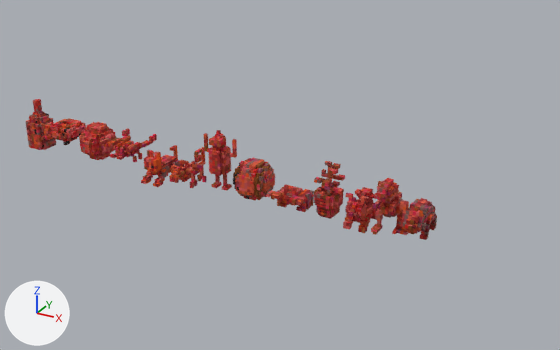
Renders of the COLLADA model assets/Resources/_characters/characters_red.dae from each side of a commit.
The view is the same before and after, from a 50 mm lens placed at (2.599, -1.53, 1.079), pointed at (1.485, 0.494, 0.067). Every picture has the same lights, and +X, +Y and +Z are marked at lower left.

The older version as bpy lines, for what is in view:
```python
ob_butterfly_1 = bpy.data.objects.new('butterfly_1', me_butterfly_1)
ob_butterfly_1.location = (0.915, 0.435, 0.07)
ob_cat_1 = bpy.data.objects.new('cat_1', me_cat_1)
ob_cat_1.location = (1.055, 0.44, 0.045)
ob_chameleon_1 = bpy.data.objects.new('chameleon_1', me_chameleon_1)
ob_chameleon_1.location = (1.165, 0.44, 0.045)
ob_deathstar_1 = bpy.data.objects.new('deathstar_1', me_deathstar_1)
ob_deathstar_1.location = (1.42, 0.44, 0.06)
ob_hamster_1 = bpy.data.objects.new('hamster_1', me_hamster_1)
ob_hamster_1.location = (1.97, 0.455, 0.055)
ob_leonplant_1 = bpy.data.objects.new('leonplant_1', me_leonplant_1)
ob_leonplant_1.location = (1.69, 0.435, 0.085)
ob_minimonster_1 = bpy.data.objects.new('minimonster_1', me_minimonster_1)
ob_minimonster_1.location = (0.77, 0.435, 0.07)
ob_robotcogi_1 = bpy.data.objects.new('robotcogi_1', me_robotcogi_1)
ob_robotcogi_1.location = (1.795, 0.435, 0.045)
ob_soju_1 = bpy.data.objects.new('soju_1', me_soju_1)
ob_soju_1.location = (0.49, 0.44, 0.09)
# also in view: 'crab_1' at (1.56, 0.435, 0.03); 'tyranno_1' at (1.89, 0.44, 0.085); 'bender_1' at (1.29, 0.44, 0.1); 'vacuumrobot_1' at (0.62, 0.435, 0.085)
```
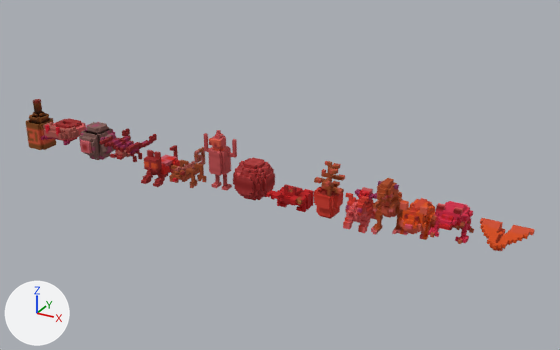
The newer file is also turned or shifted as a whole; pictures and numbers use the older file's frame.

Pixel boxes (x1, y1, x2, y2) of what changed, in the pictures (560 x 350 px):
'beardedfrog_1', added (red)
    after: (428, 201, 474, 244)
'paperplane_1', added (orange)
    after: (480, 218, 535, 251)
part 1 of me_cat_1, deleted (red)
    before: (141, 146, 185, 187)
part 2 of me_deathstar_1, deleted (red)
    before: (233, 158, 275, 200)
part 3 of me_soju_1, deleted (red)
    before: (26, 99, 56, 150)
part 4 of me_leonplant_1, deleted (red)
    before: (314, 161, 345, 219)
part 5 of me_minimonster_1, deleted (red)
    before: (79, 122, 116, 160)
part 6 of me_robotcogi_1, deleted (red)
    before: (343, 187, 377, 233)
part 7 of me_butterfly_1, deleted (red)
    before: (100, 131, 157, 162)
part 8 of me_hamster_1, deleted (red)
    before: (398, 198, 437, 240)

What the commit changed:
me_cat_1 is used by ob_cat_1; location (1.055, 0.44, 0.045).
me_cat_1 had 562 vertices, 562 faces and spanned x -0.035..0.035, y -0.08..0.08, z -0.055..0.055.
me_cat_1 now has 222 vertices, 444 faces and spans x -0.035..0.035, y -0.08..0.08, z -0.055..0.055.
me_cat_1 part 1: 340 vertices removed from x -0.035..0.035, y -0.08..0.08, z -0.055..0.055.
me_deathstar_1 is used by ob_deathstar_1; location (1.42, 0.44, 0.06).
me_deathstar_1 had 746 vertices, 744 faces and spanned x -0.06..0.06, y -0.06..0.06, z -0.06..0.06.
me_deathstar_1 now has 399 vertices, 794 faces and spans x -0.06..0.06, y -0.06..0.06, z -0.06..0.06.
me_deathstar_1 part 2: 347 vertices removed from x -0.06..0.06, y -0.06..0.06, z -0.06..0.06.
me_soju_1 is used by ob_soju_1; location (0.49, 0.44, 0.09).
me_soju_1 had 819 vertices, 864 faces and spanned x -0.04..0.04, y -0.04..0.04, z -0.09..0.09.
me_soju_1 now has 114 vertices, 284 faces and spans x -0.04..0.04, y -0.04..0.04, z -0.09..0.09.
me_soju_1 part 3: 705 vertices removed from x -0.04..0.04, y -0.04..0.04, z -0.09..0.09.
me_leonplant_1 is used by ob_leonplant_1; location (1.69, 0.435, 0.085).
me_leonplant_1 had 579 vertices, 588 faces and spanned x -0.05..0.05, y -0.055..0.055, z -0.085..0.085.
me_leonplant_1 now has 225 vertices, 468 faces and spans x -0.05..0.05, y -0.055..0.055, z -0.085..0.085.
me_leonplant_1 part 4: 352 vertices removed from x -0.05..0.05, y -0.045..0.055, z -0.085..0.085.
me_minimonster_1 is used by ob_minimonster_1; location (0.77, 0.435, 0.07).
me_minimonster_1 had 872 vertices, 944 faces and spanned x -0.06..0.06, y -0.065..0.065, z -0.06..0.06.
me_minimonster_1 now has 212 vertices, 432 faces and spans x -0.06..0.06, y -0.065..0.065, z -0.06..0.06.
me_minimonster_1 part 5: 660 vertices removed from x -0.06..0.06, y -0.065..0.065, z -0.06..0.06.
me_robotcogi_1 is used by ob_robotcogi_1; location (1.795, 0.435, 0.045).
me_robotcogi_1 had 600 vertices, 600 faces and spanned x -0.035..0.035, y -0.075..0.075, z -0.055..0.055.
me_robotcogi_1 now has 345 vertices, 690 faces and spans x -0.035..0.035, y -0.075..0.075, z -0.055..0.055.
me_robotcogi_1 part 6: 251 vertices removed from x -0.035..0.035, y -0.075..0.075, z -0.055..0.045.
me_butterfly_1 is used by ob_butterfly_1; location (0.915, 0.435, 0.07).
me_butterfly_1 had 548 vertices, 580 faces and spanned x -0.065..0.065, y -0.075..0.075, z -0.04..0.04.
me_butterfly_1 now has 322 vertices, 660 faces and spans x -0.065..0.065, y -0.075..0.075, z -0.04..0.04.
me_butterfly_1 part 7: 226 vertices removed from x -0.065..0.065, y -0.075..0.065, z -0.03..0.04.
me_hamster_1 is used by ob_hamster_1; location (1.97, 0.455, 0.055).
me_hamster_1 had 680 vertices, 678 faces and spanned x -0.04..0.04, y -0.085..0.085, z -0.055..0.055.
me_hamster_1 now has 382 vertices, 760 faces and spans x -0.04..0.04, y -0.085..0.085, z -0.055..0.055.
me_hamster_1 part 8: 298 vertices removed from x -0.04..0.04, y -0.085..0.085, z -0.055..0.055.
Mesh me_paperplane_1 is new.
It has 251 vertices, 522 faces and spans x -0.075..0.075, y -0.075..0.075, z -0.03..0.03.
It uses material mat_characters_red_material (picture img_characters_red_png).
Mesh me_beardedfrog_1 is new.
It has 442 vertices, 882 faces and spans x -0.055..0.055, y -0.085..0.085, z -0.05..0.05.
It uses material mat_characters_red_material (picture img_characters_red_png).
Object 'paperplane_1' (ob_paperplane_1) is new; it shows me_paperplane_1.
Its location is (2.215, 0.445, 0.03).
Object 'beardedfrog_1' (ob_beardedfrog_1) is new; it shows me_beardedfrog_1.
Its location is (2.075, 0.445, 0.08).
